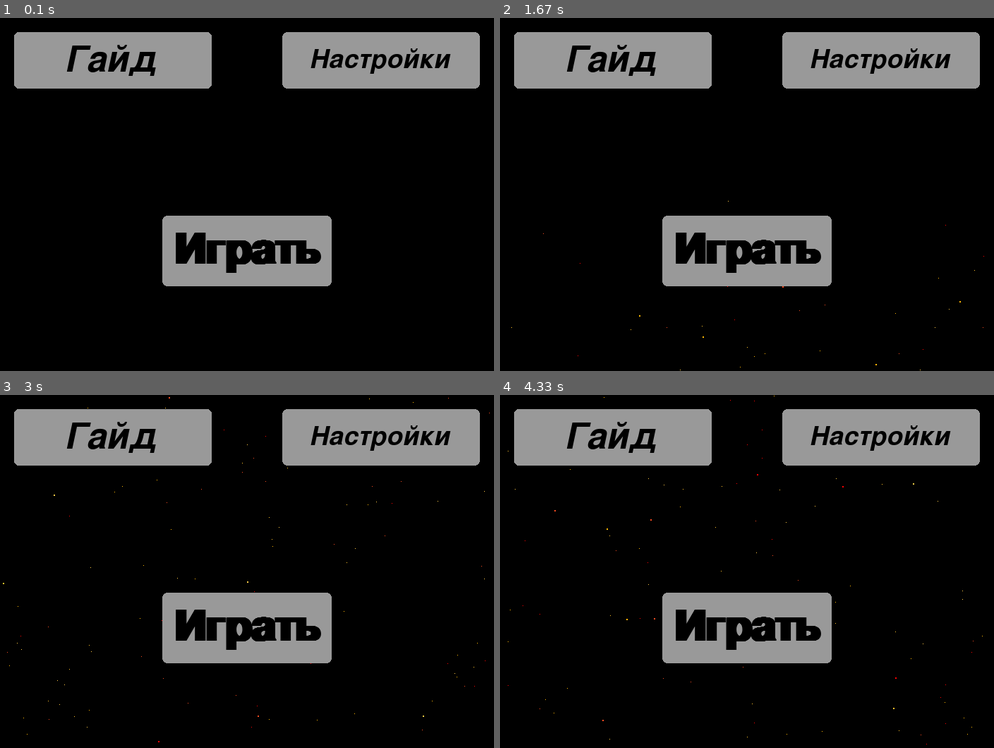
Above: before the commit, frames 1-4 (two rows, left to right).
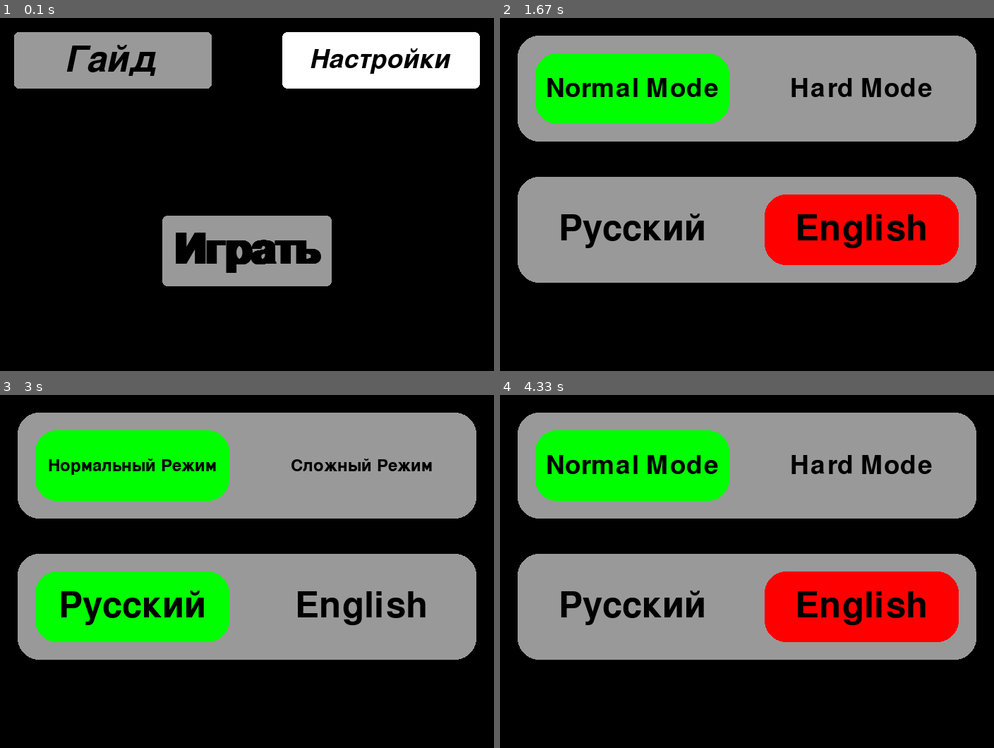
Above: after the commit, the same moments.

Repository: MMeadow9/pygameProject
Game: pygame game, started from main.py
The game is run twice, just before and just after one commit, with the same random seed, the same clock (stepped at 60 frames per second) and the same inputs.
Inputs (mouse positions are in pixels of both pictures, inside the frame that each line leads up to):
- Up to frame 1 (0.1 s): no input
- Up to frame 2 (1.67 s): click "Гайд" at 0.38 s; click (796, 272) at 0.72 s; click (821, 70) at 1.05 s; click (806, 226) at 1.38 s
- Up to frame 3 (3 s): click (69, 560) at 1.72 s; click (251, 610) at 2.05 s; click (375, 627) at 2.38 s
- Up to frame 4 (4.33 s): click (747, 606) at 3.22 s, where only the run after the commit has a clickable "Русский"; click (900, 564) at 3.55 s; click (919, 642) at 3.88 s

The runs differ from the first frame. In frame 1, 5.8% of the frame differs, in the area x 57-98%, y 4-20%; in frame 2, 45%; in frame 3, 45%; in frame 4, 45%, in the area x 1-98%, y 0-99%.

Commit message:
Создание меню <метода to_settings в файле main.py>

Diff:
--- a/main.py
+++ b/main.py
@@ -42,18 +42,20 @@
                              back_color=[153] * 3)
 
         button_settings = Button((400, 20, 280, 80), "Настройки", fsize=55, roading=7, is_italic=True,
-                                 back_color=[153] * 3)
+                                 function=self.to_settings)
 
         button_guide = Button((20, 20, 280, 80), "Гайд", fsize=75, roading=6, is_italic=True,
                               back_color=[153] * 3)
 
         while True:
+            self.all_sprites = pygame.sprite.Group()
+
             self.w.fill((0, 0, 0))
             for e in pygame.event.get():
                 if e.type == pygame.QUIT:
                     exit()
                 if e.type == pygame.MOUSEBUTTONDOWN:
-                    pass
+                    button_settings.check_click(e.pos)
 
             [Spark(self.all_sprites, (350, 1000), (700, 500)) for _ in range(3)]
 
@@ -67,4 +69,49 @@
             pygame.display.update()
             clock.tick(FPS)
 
+    def to_settings(self):
+        self.all_sprites = pygame.sprite.Group()
+
+        mode_switch = Switch((25, 25, 650, 150), [153] * 3,
+                             {0: "Нормальный Режим", 1: "Normal Mode"}[self.language],
+                             {0: "Сложный Режим", 1: "Hard Mode"}[self.language],
+                             [
+            [50, 50, 275, 100],
+            [375, 50, 275, 100]
+        ], rounding=30, option_color=(0, 255, 0), second_option_color=(255, 0, 0), fsize={0: 35, 1 :55}[self.language])
+
+        lang_switch = Switch((25, 225, 650, 150), [153] * 3, "Русский", "English", [
+            [50, 250, 275, 100],
+            [375, 250, 275, 100]
+        ], rounding=30, option_color=(0, 255, 0), second_option_color=(255, 0, 0), fsize=75)
+
+        while True:
+            mode_switch = Switch((25, 25, 650, 150), [153] * 3,
+                                 {0: "Нормальный Режим", 1: "Normal Mode"}[self.language],
+                                 {0: "Сложный Режим", 1: "Hard Mode"}[self.language],
+                                 [
+                                     [50, 50, 275, 100],
+                                     [375, 50, 275, 100]
+                                 ], rounding=30, option_color=(0, 255, 0), second_option_color=(255, 0, 0),
+                                 fsize={0: 35, 1: 55}[self.language])
+
+            self.w.fill((0, 0, 0))
+            for e in pygame.event.get():
+                if e.type == pygame.QUIT:
+                    exit()
+                if e.type == pygame.MOUSEBUTTONDOWN:
+                    mode_switch.check_click(e.pos)
+                    lang_switch.check_click(e.pos)
+
+            self.language = lang_switch.get_selected()
+
+            self.all_sprites.draw(self.w)
+            self.all_sprites.update()
+
+            mode_switch.draw(self.w)
+            lang_switch.draw(self.w)
+
+            pygame.display.update()
+            clock.tick(FPS)
+
 MainGame(window)
